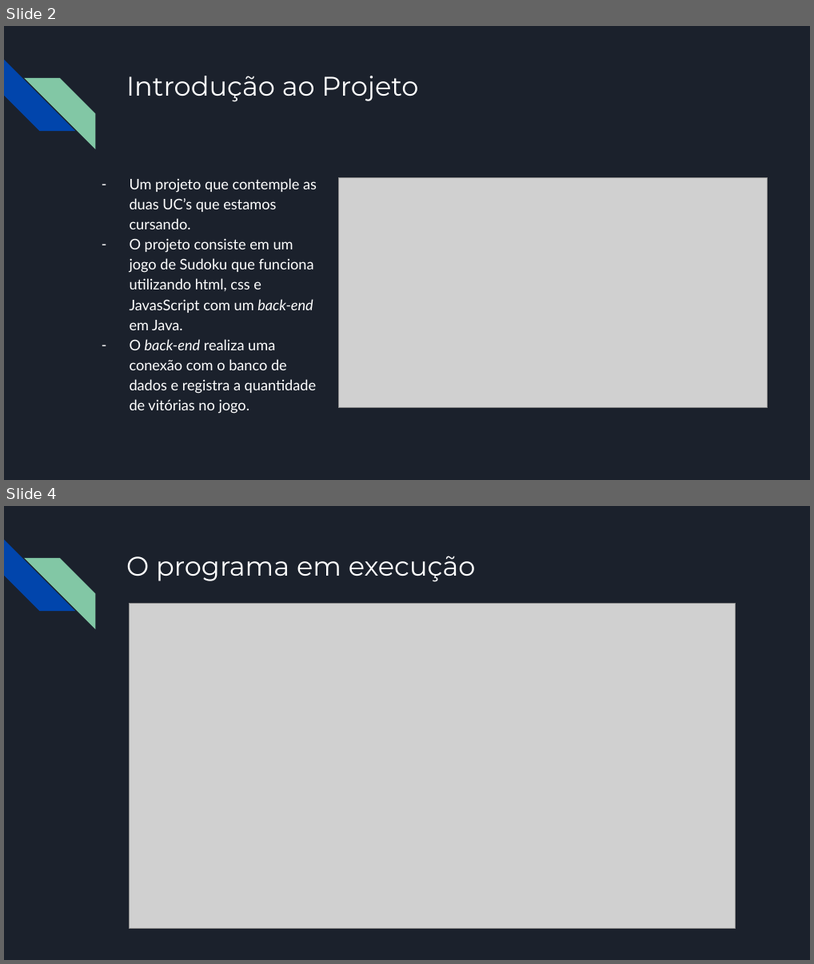
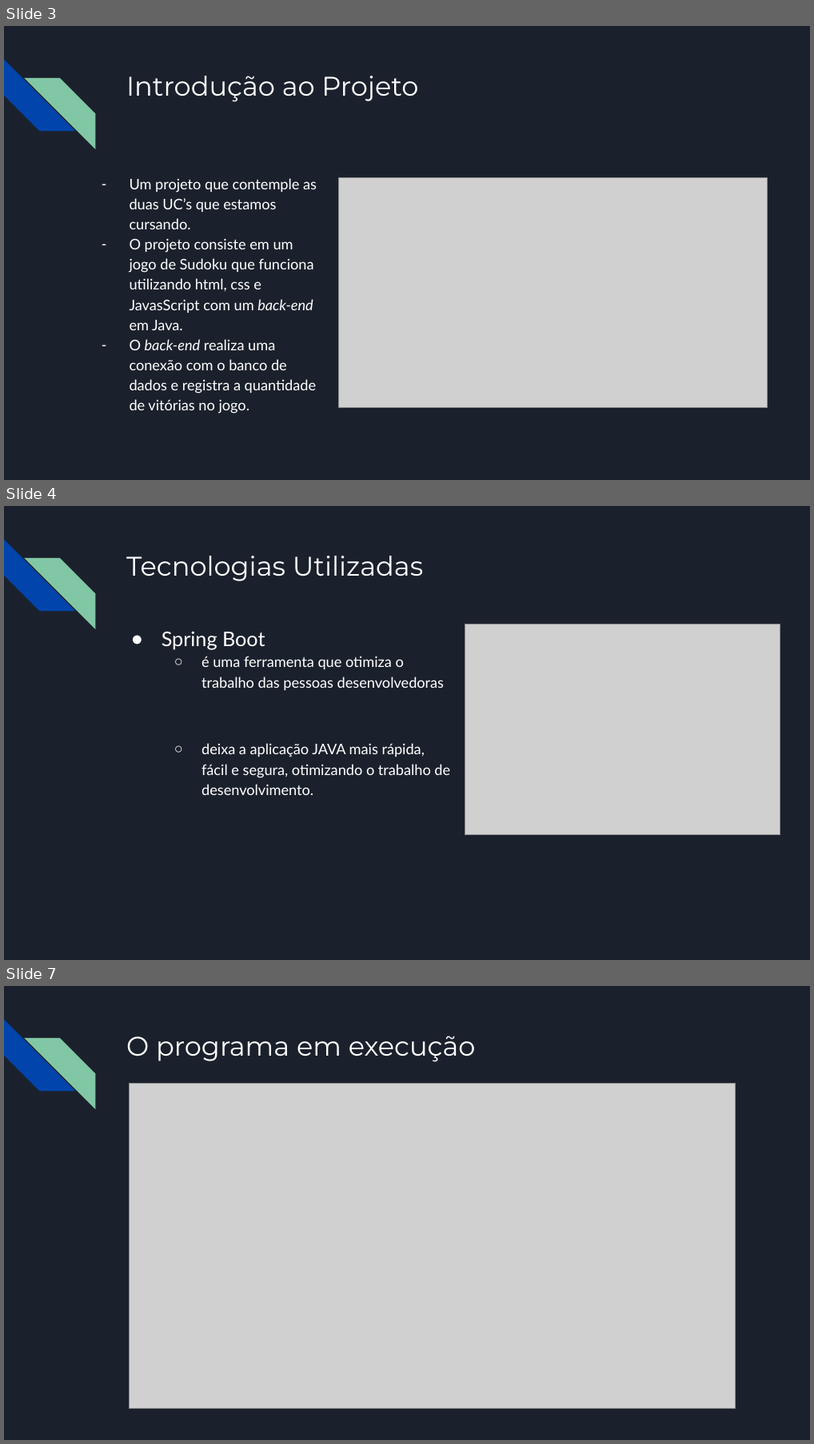
Before and after one commit to BeholderOTH/Projeto-A3---Java, a slide deck: Apresentação/Projeto A3 - SD.pptx. Shown one above the other, each under a label of ours: slides 2 and 4 before the commit, slides 3, 4 and 7 after it; the slides between them are not shown. The pictures are 814x964 and 814x1444 pixels, drawn with LibreOffice and Linux fonts; fonts in the diff are those of the drawing; grey boxes stand for pictures. Boxes give left, top, right and bottom in pixels: in the first picture for what was removed or moved away, otherwise in the second. Text is boxed around its words. In the diff, an @@ line names an element or a change of style, - is before the commit and + after.

```diff
--- a/Apresentação/Projeto A3 - SD.pptx
+++ b/Apresentação/Projeto A3 - SD.pptx
@@ slide 4 added at box(4, 506, 810, 960), background #1B212C; not listed: 2 template elements that a slide beside it also shows @@
@@ title added at box(126, 556, 423, 581), 24 pt, text #FFFFFF @@
+Tecnologias Utilizadas
@@ picture added at box(466, 624, 782, 834) @@
@@ text added at box(162, 631, 450, 795), 13 pt, text #FFFFFF @@
+● Spring Boot
+  ○ é uma ferramenta que otimiza o trabalho das pessoas desenvolvedoras
+  ○ deixa a aplicação JAVA mais rápida, fácil e segura, otimizando o trabalho de desenvolvimento.
@@ what was slide 2 is now slide 3 @@
@@ what was slide 4 is now slide 7 @@
```
Also in this commit, not shown: 1 slide changed, 3 other slides added.
